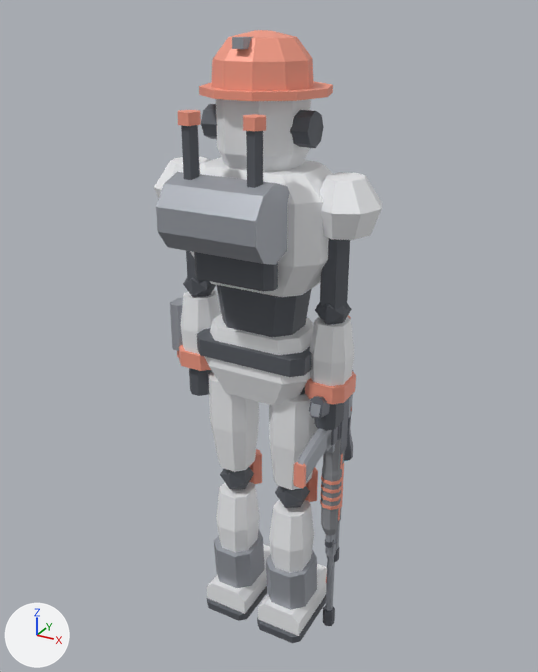
Renders of the glTF model game/player/robot/rivet.glb from each side of a commit.
Rendered twice from a 50 mm lens placed at (0.967, -1.726, 1.874), pointed at (0.011, 0.012, 1.005). Arrows for +X, +Y and +Z are at lower left; the lights stay in place. The older version comes first. Vertices at exactly the same position are counted once.

Before the edit, the objects in view are built like this:
```python
me_rivet = bpy.data.meshes.new('Rivet')
me_rivet.from_pydata(...)  # 2028 vertices, 3532 faces; spans x -0.34..0.34, y -0.29..0.19, z -0.03..1.83
me_rivet.materials.append(mat_armor)  # white #f3f5f7
me_rivet.materials.append(mat_accent)  # beige #f9a089
me_rivet.materials.append(mat_joint)  # dark grey #61656c
me_rivet.materials.append(mat_detail)  # grey #a2a6ad
me_rivet.materials.append(mat_visor)  # dark grey #3f3f45, glowing beige #f9a089
me_rivet.materials.append(mat_pistol_gun)  # grey #73767e
me_rivet.materials.append(mat_pistol_detail)  # grey #a2a6ad
me_rivet.materials.append(mat_pistol_accent)  # beige #f9a089
me_rivet.materials.append(mat_shotgun_gun)  # grey #73767e
me_rivet.materials.append(mat_shotgun_detail)  # grey #a2a6ad
me_rivet.materials.append(mat_shotgun_accent)  # beige #f9a089
me_rivet.materials.append(mat_shotgun_polymer)  # grey #8e9095
me_rivet.materials.append(mat_rifle_gun)  # grey #73767e
me_rivet.materials.append(mat_rifle_detail)  # grey #a2a6ad
me_rivet.materials.append(mat_rifle_accent)  # beige #f9a089
me_rivet.materials.append(mat_rifle_lens)  # dark blue #3f5969, glowing cyan #59b3cb
me_rivet.materials.append(mat_rifle_polymer)  # grey #8e9095
me_rivet.materials.append(mat_sniper_gun)  # grey #73767e
me_rivet.materials.append(mat_sniper_detail)  # grey #a2a6ad
me_rivet.materials.append(mat_sniper_accent)  # beige #f9a089
me_rivet.materials.append(mat_sniper_lens)  # dark blue #3f5969, glowing cyan #59b3cb
me_rivet.materials.append(mat_sniper_polymer)  # grey #8e9095
ob_rivet = bpy.data.objects.new('Rivet', me_rivet)
ob_rivet.location = (0.0, 0.0, 0.0)
```
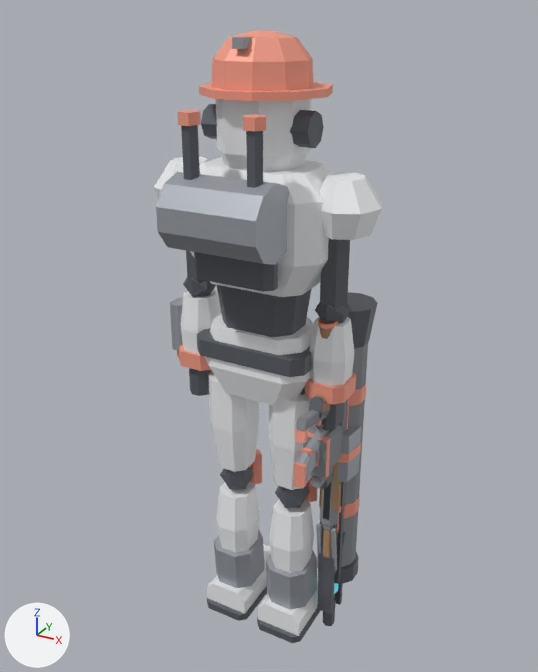
The change, as a diff of the scene's bpy script:
```diff
--- a/game/player/robot/rivet.glb.py
+++ b/game/player/robot/rivet.glb.py
@@ me_rivet @@
-me_rivet.from_pydata(...)  # 2028 vertices, 3532 faces; spans x -0.34..0.34, y -0.29..0.19, z -0.03..1.83
+me_rivet.from_pydata(...)  # 4122 vertices, 7127 faces; spans x -0.34..0.34, y -0.29..0.19, z -0.03..1.83
+# me_rivet part 1: the loose piece of 16 vertices spanning x 0.2..0.23, y -0.1..0.03, z 0.81..0.9 is copied, and the copy is moved by (0.0, -0.01, 0.0), in mat_revolver_gun (grey #73767e); it spans x 0.2..0.23, y -0.1..0.02, z 0.81..0.9
+# me_rivet part 2: the loose piece of 16 vertices spanning x 0.2..0.23, y -0.1..0.03, z 0.81..0.9 is copied, and the copy is scaled about its middle by (0.998, 0.742, 0.79), then moved by (0.0, -0.02, 0.0), in mat_revolver_wood (brown #ad8965); it spans x 0.19..0.23, y -0.1..0.0, z 0.82..0.9
+# me_rivet part 3: the loose piece of 8 vertices spanning x 0.21..0.22, y -0.02..-0.01, z 0.76..0.83 is copied, and the copy is scaled about its middle by (2.33, 1.14, 0.542), then moved by (0.0, -0.17, 0.04), in mat_machine_pistol_accent (beige #f9a089); it spans x 0.2..0.23, y -0.19..-0.17, z 0.82..0.85
+# me_rivet part 4: a new loose piece, a box spanning x 0.179..0.251, y 0.041..0.059, z 0.175..0.705, in mat_break_action_gun (grey #73767e)
+# me_rivet part 5: the loose piece of 16 vertices spanning x 0.19..0.24, y 0.01..0.06, z 0.56..0.57 is copied, and the copy is scaled about its middle by (1.1, 0.732, 18.3), then moved by (0.0, -0.01, 0.02), in mat_break_action_wood (brown #ad8965); it spans x 0.18..0.25, y 0.01..0.05, z 0.47..0.69
+# me_rivet part 6: 1714 vertices added at x 0.12..0.29, y -0.19..0.19, z 0.04..1.12
+# other edits to the shape of me_rivet do not show in these pictures
 me_rivet.materials.append(mat_armor)
@@ me_rivet @@
 me_rivet.materials.append(mat_sniper_polymer)
+me_rivet.materials.append(mat_revolver_gun)  # grey #73767e
+me_rivet.materials.append(mat_revolver_detail)  # grey #a2a6ad
+me_rivet.materials.append(mat_revolver_accent)  # beige #f9a089
+me_rivet.materials.append(mat_revolver_wood)  # brown #ad8965
+me_rivet.materials.append(mat_machine_pistol_gun)  # grey #73767e
+me_rivet.materials.append(mat_machine_pistol_detail)  # grey #a2a6ad
+me_rivet.materials.append(mat_machine_pistol_accent)  # beige #f9a089
+me_rivet.materials.append(mat_machine_pistol_polymer)  # grey #8e9095
+me_rivet.materials.append(mat_break_action_gun)  # grey #73767e
+me_rivet.materials.append(mat_break_action_detail)  # grey #a2a6ad
+me_rivet.materials.append(mat_break_action_accent)  # beige #f9a089
+me_rivet.materials.append(mat_break_action_wood)  # brown #ad8965
+me_rivet.materials.append(mat_smg_gun)  # grey #73767e
+me_rivet.materials.append(mat_smg_detail)  # grey #a2a6ad
+me_rivet.materials.append(mat_smg_accent)  # beige #f9a089
+me_rivet.materials.append(mat_smg_lens)  # dark blue #3f5969, glowing cyan #59b3cb
+me_rivet.materials.append(mat_smg_polymer)  # grey #8e9095
+me_rivet.materials.append(mat_burst_rifle_gun)  # grey #73767e
+me_rivet.materials.append(mat_burst_rifle_detail)  # grey #a2a6ad
+me_rivet.materials.append(mat_burst_rifle_accent)  # beige #f9a089
+me_rivet.materials.append(mat_burst_rifle_lens)  # dark blue #3f5969, glowing cyan #59b3cb
+me_rivet.materials.append(mat_burst_rifle_polymer)  # grey #8e9095
+me_rivet.materials.append(mat_lmg_gun)  # grey #73767e
+me_rivet.materials.append(mat_lmg_detail)  # grey #a2a6ad
+me_rivet.materials.append(mat_lmg_accent)  # beige #f9a089
+me_rivet.materials.append(mat_lmg_polymer)  # grey #8e9095
+me_rivet.materials.append(mat_lever_action_gun)  # grey #73767e
+me_rivet.materials.append(mat_lever_action_detail)  # grey #a2a6ad
+me_rivet.materials.append(mat_lever_action_accent)  # beige #f9a089
+me_rivet.materials.append(mat_lever_action_wood)  # brown #ad8965
+me_rivet.materials.append(mat_bolt_action_gun)  # grey #73767e
+me_rivet.materials.append(mat_bolt_action_detail)  # grey #a2a6ad
+me_rivet.materials.append(mat_bolt_action_accent)  # beige #f9a089
+me_rivet.materials.append(mat_bolt_action_wood)  # brown #ad8965
+me_rivet.materials.append(mat_railgun_gun)  # grey #73767e
+me_rivet.materials.append(mat_railgun_detail)  # grey #a2a6ad
+me_rivet.materials.append(mat_railgun_accent)  # beige #f9a089
+me_rivet.materials.append(mat_railgun_lens)  # dark blue #3f5969, glowing cyan #59b3cb
+me_rivet.materials.append(mat_railgun_polymer)  # grey #8e9095
+me_rivet.materials.append(mat_rocket_launcher_gun)  # grey #73767e
+me_rivet.materials.append(mat_rocket_launcher_detail)  # grey #a2a6ad
+me_rivet.materials.append(mat_rocket_launcher_accent)  # beige #f9a089
+me_rivet.materials.append(mat_rocket_launcher_lens)  # dark blue #3f5969, glowing cyan #59b3cb
+me_rivet.materials.append(mat_rocket_launcher_polymer)  # grey #8e9095
+me_rivet.materials.append(mat_grenade_launcher_gun)  # grey #73767e
+me_rivet.materials.append(mat_grenade_launcher_detail)  # grey #a2a6ad
+me_rivet.materials.append(mat_grenade_launcher_accent)  # beige #f9a089
+me_rivet.materials.append(mat_grenade_launcher_polymer)  # grey #8e9095
```

Pixel boxes [x1, y1, x2, y2] of what changed, in the pictures (538 x 672 px):
part 1 of me_rivet, added
    after: [309, 396, 323, 413]
part 2 of me_rivet, added
    after: [319, 403, 330, 414]
part 3 of me_rivet, added
    after: [295, 428, 308, 443]
part 4 of me_rivet, added
    after: [318, 482, 345, 582]
part 5 of me_rivet, added
    after: [319, 462, 341, 510]
part 6 of me_rivet, added
    after: [296, 292, 378, 614]
